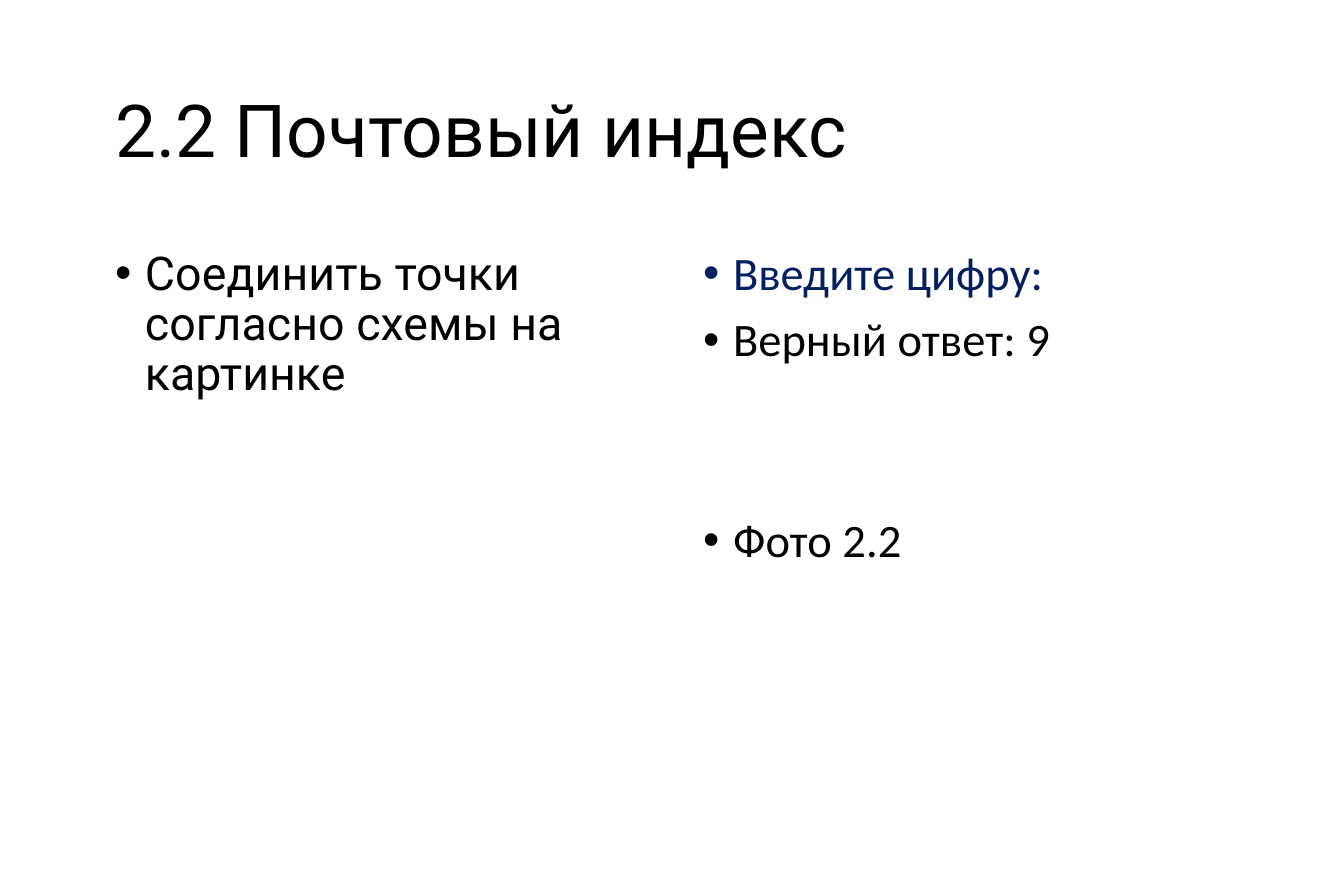
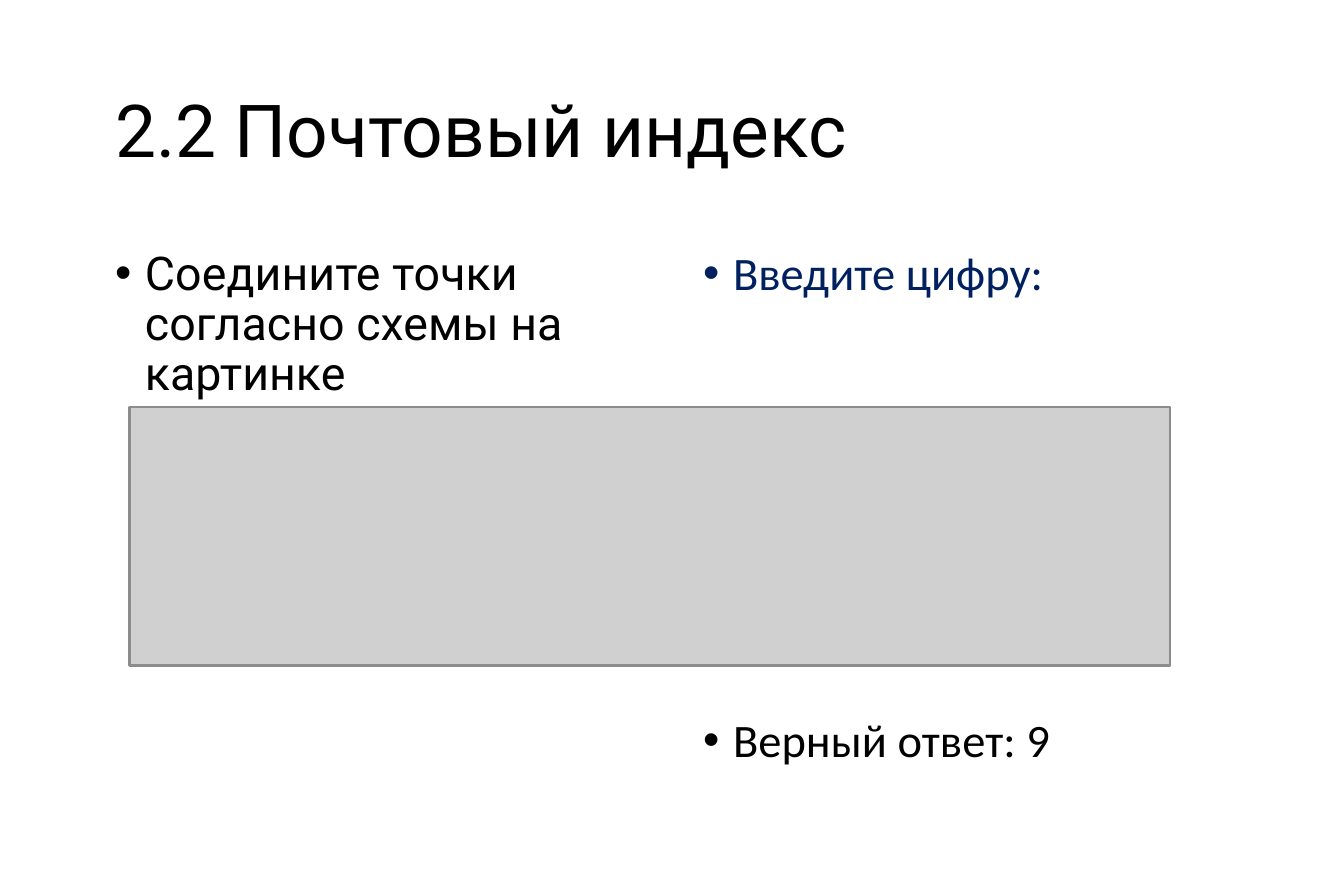
Before and after one commit to vvaassiihhaa/masha, a slide deck: slide 8 of КВЕСТ/Kvest 2706.pptx (slide 5 before the commit). Drawn at 1344x896 pixels with LibreOffice and Linux fonts; fonts in the diff are those of the drawing; grey boxes stand for pictures. Boxes give left, top, right and bottom in pixels: in the first picture for what was removed or moved away, otherwise in the second. Text is boxed around its words. In the diff, an @@ line names an element or a change of style, - is before the commit and + after.

```diff
--- a/КВЕСТ/Kvest 2706.pptx
+++ b/КВЕСТ/Kvest 2706.pptx
@@ text at [145,256,562,400]: text changed @@
-• Соединить точки согласно схемы на картинке
+• Соедините точки согласно схемы на картинке
@@ picture added at [130,407,1169,666] @@
@@ text at [733,525,901,558]: paragraph removed @@
-• Фото 2.2
```
Also in this commit, not shown: 9 other slides changed, 11 slides added, 1 slide removed.
